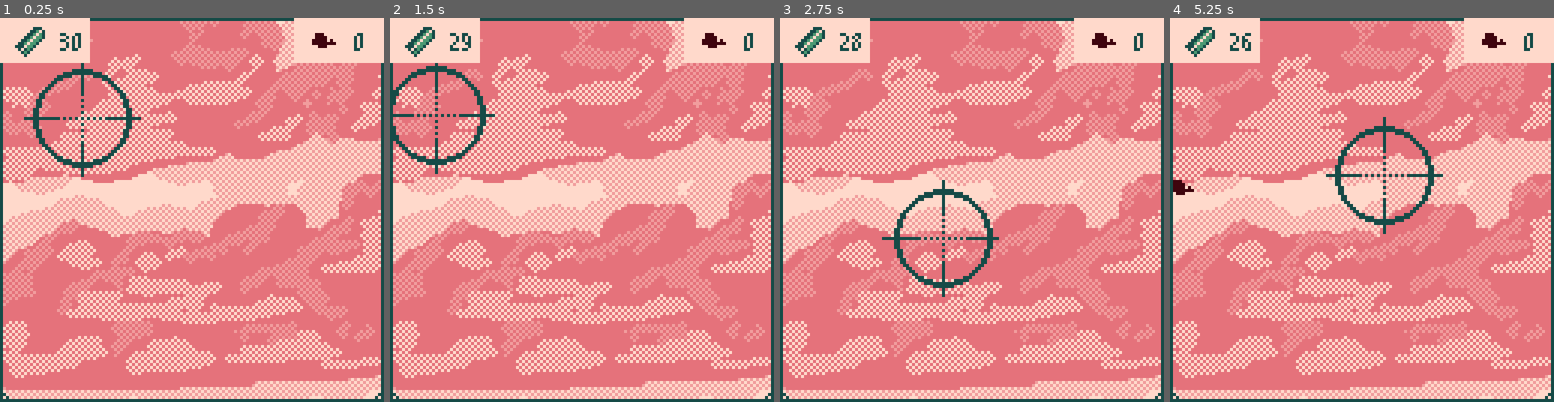
Above: before the commit, frames 1-4 (left to right).
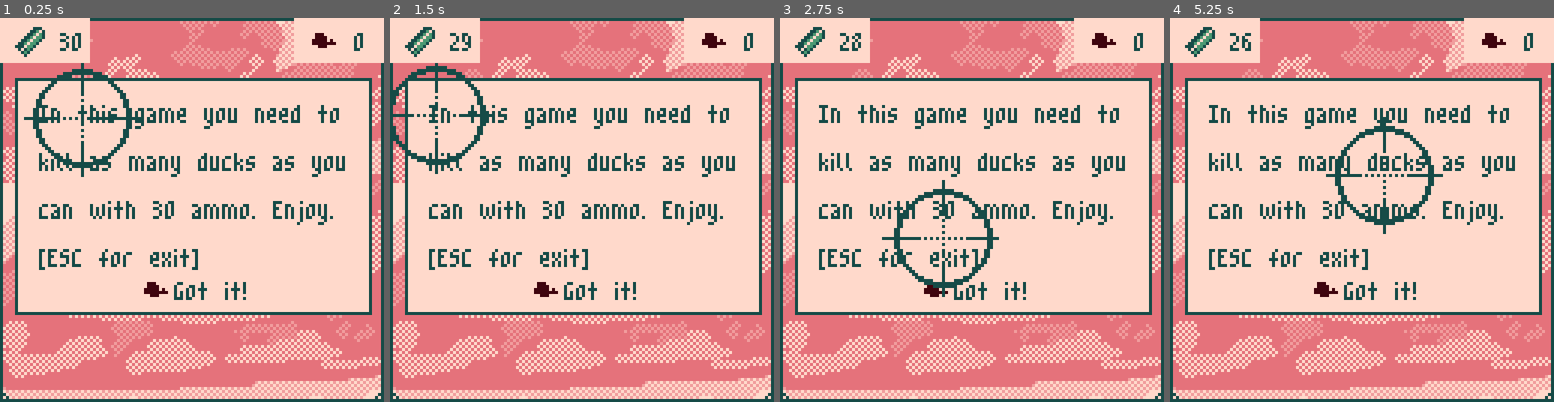
Above: after the commit, the same moments.

Repository: BurntRobot/Every-bird-is-fed-with-its-beak
Game: Godot game, scene res://Shooting/Shooting.tscn
The game is run twice, just before and just after one commit, with the same random seed, the same clock (stepped at 60 frames per second) and the same inputs.
Inputs (mouse positions are in pixels of both pictures, inside the frame that each line leads up to):
- Up to frame 1 (0.25 s): no input
- Up to frame 2 (1.5 s): click (582, 290) at 0.5 s, where only the run after the commit has a clickable "Got it!"; click (582, 290) at 1.25 s, where only the run after the commit has a clickable "Got it!"
- Up to frame 3 (2.75 s): click (972, 290) at 2 s, where only the run after the commit has a clickable "Got it!"
- Up to frame 4 (5.25 s): move the mouse to (1446, 190) at 2.77 s; click (1446, 190) at 2.85 s; move the mouse to (1285, 229) at 3.52 s; click (1285, 229) at 3.6 s; move the mouse to (1400, 125) at 4.27 s; click (1400, 125) at 4.35 s; move the mouse to (1342, 286) at 5.02 s; click (1342, 286) at 5.1 s

The runs differ from the first frame. In frame 1, 43% of the frame differs, in the area x 3-97%, y 15-78%; in frame 2, 43%; in frame 3, 43%; in frame 4, 43%.

Commit message:
Adding intro.

Diff:
--- a/Shooting/Shooting.gd
+++ b/Shooting/Shooting.gd
@@ -9,3 +9,7 @@
 	$Control2/Label.text = str($PlayerScope.dead_ducks)
 	if Input.is_action_just_pressed("quit"):
 		get_tree().quit()
+
+
+func _on_LinkButton_pressed():
+	print("pressed")
--- a/Shooting/Shooting.tscn
+++ b/Shooting/Shooting.tscn
@@ -2,18 +2,18 @@
 
 [ext_resource path="res://Shooting/Shooting.gd" type="Script" id=1]
 [ext_resource path="res://Shooting/Background.png" type="Texture" id=2]
-[ext_resource path="res://Shooting/Spawner.tscn" type="PackedScene" id=3]
-[ext_resource path="res://PlayerScope/PlayerScope.tscn" type="PackedScene" id=4]
-[ext_resource path="res://Shooting/DeadZone.tscn" type="PackedScene" id=5]
-[ext_resource path="res://Shooting/forest_ambient.ogg" type="AudioStream" id=6]
-[ext_resource path="res://Shooting/Red Curtain.ogg" type="AudioStream" id=7]
-[ext_resource path="res://Shooting/Frame.png" type="Texture" id=8]
-[ext_resource path="res://m3x6.ttf" type="DynamicFontData" id=9]
-[ext_resource path="res://Shooting/Bullet0000.png" type="Texture" id=10]
-[ext_resource path="res://Shooting/Duck.png" type="Texture" id=11]
+[ext_resource path="res://m3x6.ttf" type="DynamicFontData" id=3]
+[ext_resource path="res://Shooting/Frame.png" type="Texture" id=4]
+[ext_resource path="res://Shooting/Duck.png" type="Texture" id=5]
+[ext_resource path="res://Shooting/Spawner.tscn" type="PackedScene" id=6]
+[ext_resource path="res://PlayerScope/PlayerScope.tscn" type="PackedScene" id=7]
+[ext_resource path="res://Shooting/DeadZone.tscn" type="PackedScene" id=8]
+[ext_resource path="res://Shooting/forest_ambient.ogg" type="AudioStream" id=9]
+[ext_resource path="res://Shooting/Red Curtain.ogg" type="AudioStream" id=10]
+[ext_resource path="res://Shooting/Bullet0000.png" type="Texture" id=11]
 
 [sub_resource type="DynamicFont" id=1]
-font_data = ExtResource( 9 )
+font_data = ExtResource( 3 )
 
 [node name="Shooting" type="Node"]
 script = ExtResource( 1 )
@@ -22,33 +22,92 @@
 texture = ExtResource( 2 )
 centered = false
 
+[node name="Control3" type="Control" parent="."]
+anchor_left = 1.0
+anchor_right = 1.0
+margin_left = -80.0
+margin_top = 76.0
+margin_right = -50.0
+margin_bottom = 91.0
+
+[node name="ColorRect" type="ColorRect" parent="Control3"]
+margin_left = -43.0
+margin_top = -56.0
+margin_right = 76.0
+margin_bottom = 23.0
+color = Color( 1, 0.854902, 0.8, 1 )
+
+[node name="Label" type="Label" parent="Control3"]
+margin_left = -35.0
+margin_top = -52.0
+margin_right = 68.0
+margin_bottom = 19.0
+custom_fonts/font = SubResource( 1 )
+custom_colors/font_color = Color( 0.0901961, 0.298039, 0.282353, 1 )
+text = "In this game you need to
+kill as many ducks as you
+can with 30 ammo. Enjoy.
+[ESC for exit]"
+
+[node name="NinePatchRect" type="NinePatchRect" parent="Control3"]
+margin_left = -43.0
+margin_top = -56.0
+margin_right = 76.0
+margin_bottom = 23.0
+texture = ExtResource( 4 )
+patch_margin_left = 3
+patch_margin_top = 3
+patch_margin_right = 3
+patch_margin_bottom = 3
+
+[node name="LinkButton" type="TextureButton" parent="Control3"]
+margin_left = -2.0
+margin_top = 10.0
+margin_right = 35.0
+margin_bottom = 21.0
+
+[node name="Sprite" type="Sprite" parent="Control3/LinkButton"]
+position = Vector2( 6, 5 )
+texture = ExtResource( 5 )
+region_enabled = true
+region_rect = Rect2( 8, 1, 8, 6 )
+
+[node name="Label2" type="Label" parent="Control3/LinkButton"]
+margin_left = 12.0
+margin_top = -3.0
+margin_right = 37.0
+margin_bottom = 10.0
+custom_fonts/font = SubResource( 1 )
+custom_colors/font_color = Color( 0.0901961, 0.298039, 0.282353, 1 )
+text = "Got it!"
+
 [node name="spawners" type="Node2D" parent="."]
 
-[node name="Spawner" parent="spawners" instance=ExtResource( 3 )]
+[node name="Spawner" parent="spawners" instance=ExtResource( 6 )]
 position = Vector2( -17.7993, 13.3905 )
 
-[node name="Spawner2" parent="spawners" instance=ExtResource( 3 )]
+[node name="Spawner2" parent="spawners" instance=ExtResource( 6 )]
 position = Vector2( -38.233, 95.4657 )
 
-[node name="Spawner3" parent="spawners" instance=ExtResource( 3 )]
+[node name="Spawner3" parent="spawners" instance=ExtResource( 6 )]
 position = Vector2( -69.2241, 49.8305 )
 
-[node name="PlayerScope" parent="." instance=ExtResource( 4 )]
+[node name="PlayerScope" parent="." instance=ExtResource( 7 )]
 position = Vector2( 59, 46 )
 
-[node name="DeadZone" parent="." instance=ExtResource( 5 )]
+[node name="DeadZone" parent="." instance=ExtResource( 8 )]
 
-[node name="DeadZone2" parent="." instance=ExtResource( 5 )]
+[node name="DeadZone2" parent="." instance=ExtResource( 8 )]
 position = Vector2( 141.673, 56.1931 )
 rotation = 1.57127
 
 [node name="Ambient" type="AudioStreamPlayer" parent="."]
-stream = ExtResource( 6 )
+stream = ExtResource( 9 )
 volume_db = -20.0
 autoplay = true
 
 [node name="Music" type="AudioStreamPlayer" parent="."]
-stream = ExtResource( 7 )
+stream = ExtResource( 10 )
 autoplay = true
 
 [node name="EndgameTimer" type="Timer" parent="."]
@@ -86,10 +145,11 @@
 
 [node name="Sprite2" type="Sprite" parent="Control"]
 position = Vector2( 10, 8 )
-texture = ExtResource( 10 )
+texture = ExtResource( 11 )
 region_rect = Rect2( 8, 1, 8, 6 )
 
 [node name="Control2" type="Control" parent="."]
+editor/display_folded = true
 anchor_left = 1.0
 anchor_right = 1.0
 margin_left = -30.0
@@ -122,6 +182,7 @@
 
 [node name="Sprite" type="Sprite" parent="Control2"]
 position = Vector2( 10, 8 )
-texture = ExtResource( 11 )
+texture = ExtResource( 5 )
 region_enabled = true
 region_rect = Rect2( 8, 1, 8, 6 )
+[connection signal="pressed" from="Control3/LinkButton" to="." method="_on_LinkButton_pressed"]
--- a/Shooting/Spawner.tscn
+++ b/Shooting/Spawner.tscn
@@ -8,5 +8,4 @@
 
 [node name="SpawnTimer" type="Timer" parent="."]
 wait_time = 3.0
-autostart = true
 [connection signal="timeout" from="SpawnTimer" to="." method="_on_SpawnTimer_timeout"]
--- a/project.godot
+++ b/project.godot
@@ -23,7 +23,6 @@
 
 window/size/width=128
 window/size/height=128
-window/size/fullscreen=true
 window/stretch/mode="viewport"
 window/stretch/aspect="keep"
 
Not shown: 3 places in Shooting/Shooting.tscn that only renumber resources
